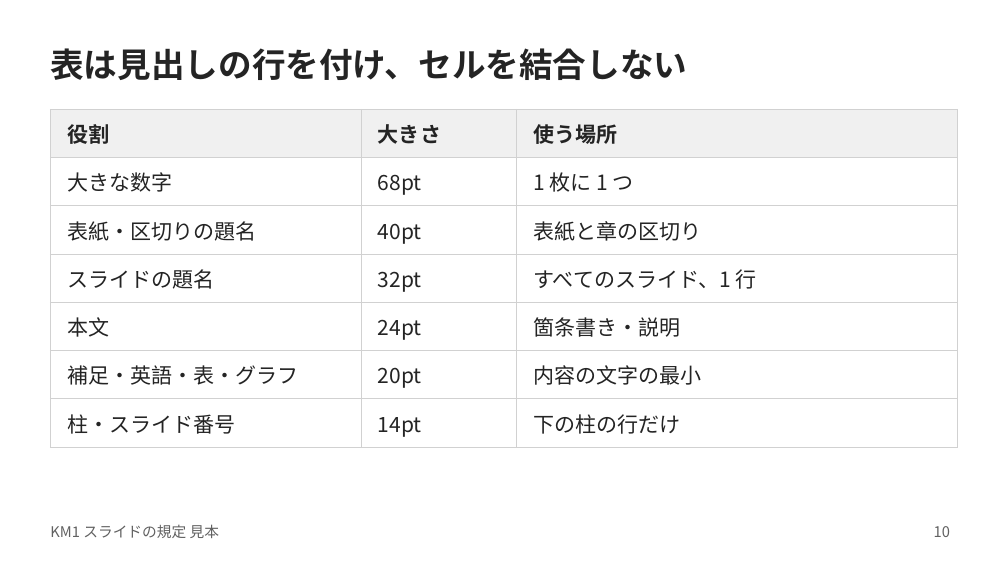
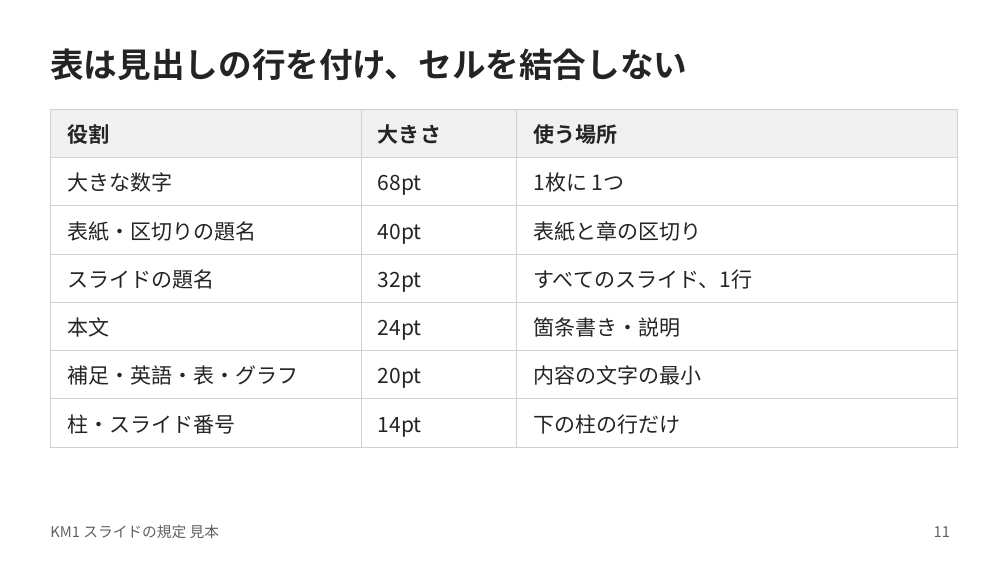
Before and after one commit to kami2news/km1-design-system, a slide deck: slide 11 of dist/KM1_スライド見本.pptx (slide 10 before the commit). Drawn at 1008x567 pixels with LibreOffice and Linux fonts; fonts in the diff are those of the drawing. Boxes give left, top, right and bottom in pixels: in the first picture for what was removed or moved away, otherwise in the second. Text is boxed around its words. In the diff, an @@ line names an element or a change of style, - is before the commit and + after.

```diff
--- a/dist/KM1_スライド見本.pptx
+++ b/dist/KM1_スライド見本.pptx
@@ table at [51, 109, 958, 441] @@
-row 2, column 3: 1 枚に 1 つ
+row 2, column 3: 1枚に 1つ
-row 4, column 3: すべてのスライド、1 行
+row 4, column 3: すべてのスライド、1行
@@ page number at [934, 526, 950, 537]: text changed @@
-10
+11
```
Also in this commit, not shown: 8 other slides changed, 1 slide added, 7 other files.
